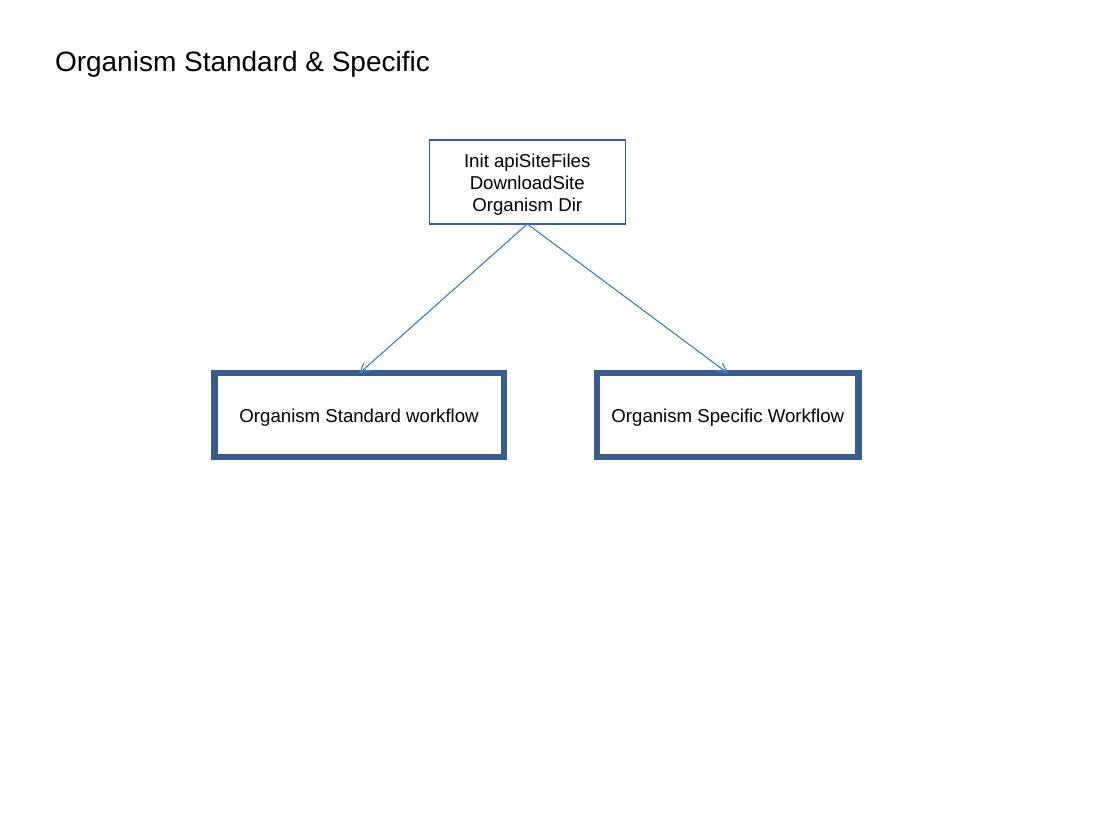
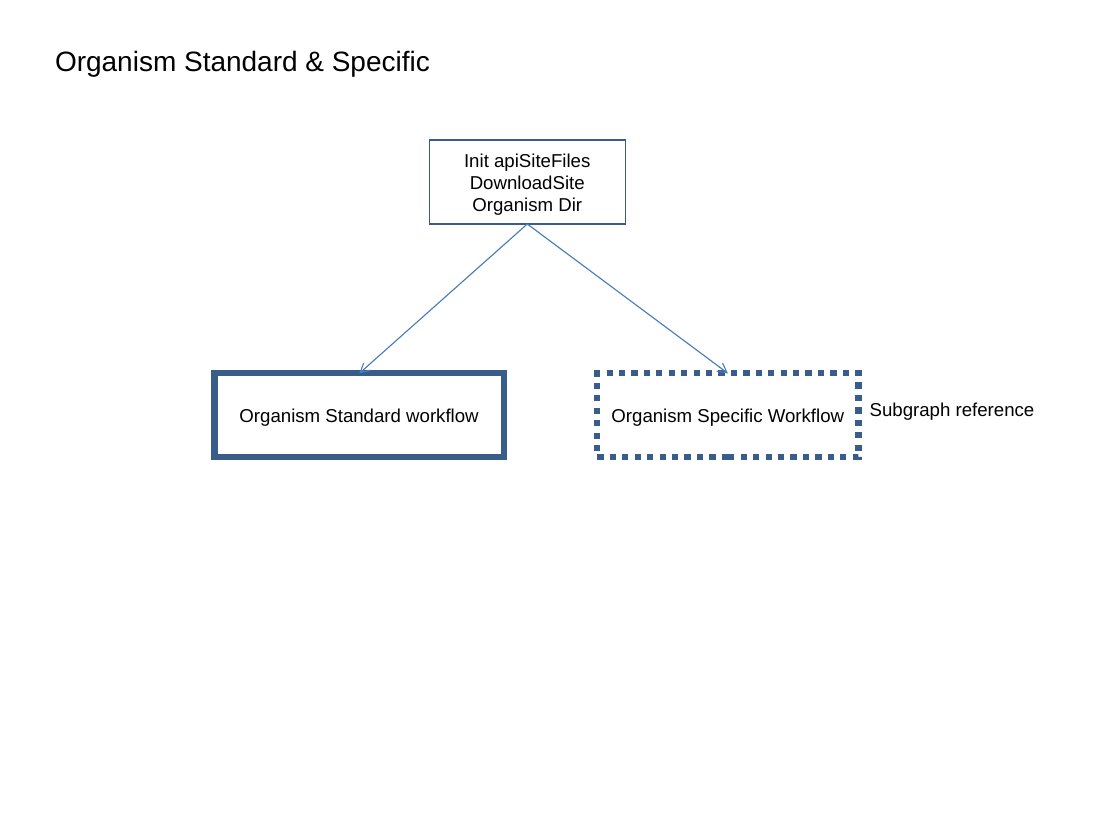
Before and after one commit to VEuPathDB/ApiCommonWorkflow, a slide deck: slide 5 of Main/doc/IntegratedWorkflow.ppt (slide 4 before the commit). Drawn at 1120x840 pixels with LibreOffice and Linux fonts; fonts in the diff are those of the drawing. Boxes give left, top, right and bottom in pixels: in the first picture for what was removed or moved away, otherwise in the second. Text is boxed around its words. In the diff, an @@ line names an element or a change of style, - is before the commit and + after.

```diff
--- a/Main/doc/IntegratedWorkflow.ppt
+++ b/Main/doc/IntegratedWorkflow.ppt
@@ rectangle "Organism Specific Workflow" at (597, 373, 858, 457): outline #385D8A 4 pt to #385D8A 4 pt dashed @@
@@ text added at (870, 402, 1035, 420), 12 pt, text #000000 @@
+Subgraph reference
```
Also in this commit, not shown: 8 other slides changed, 1 slide added.
